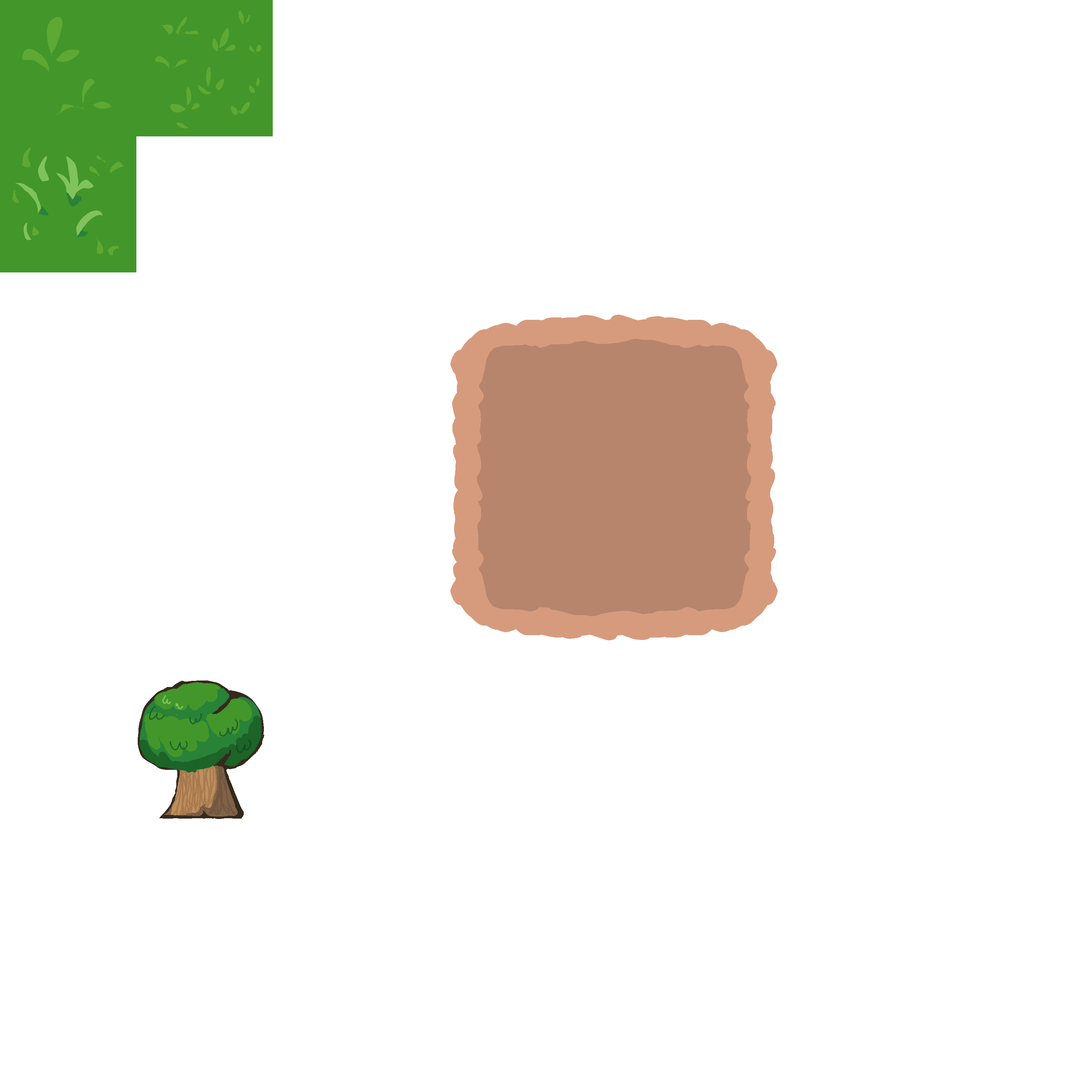
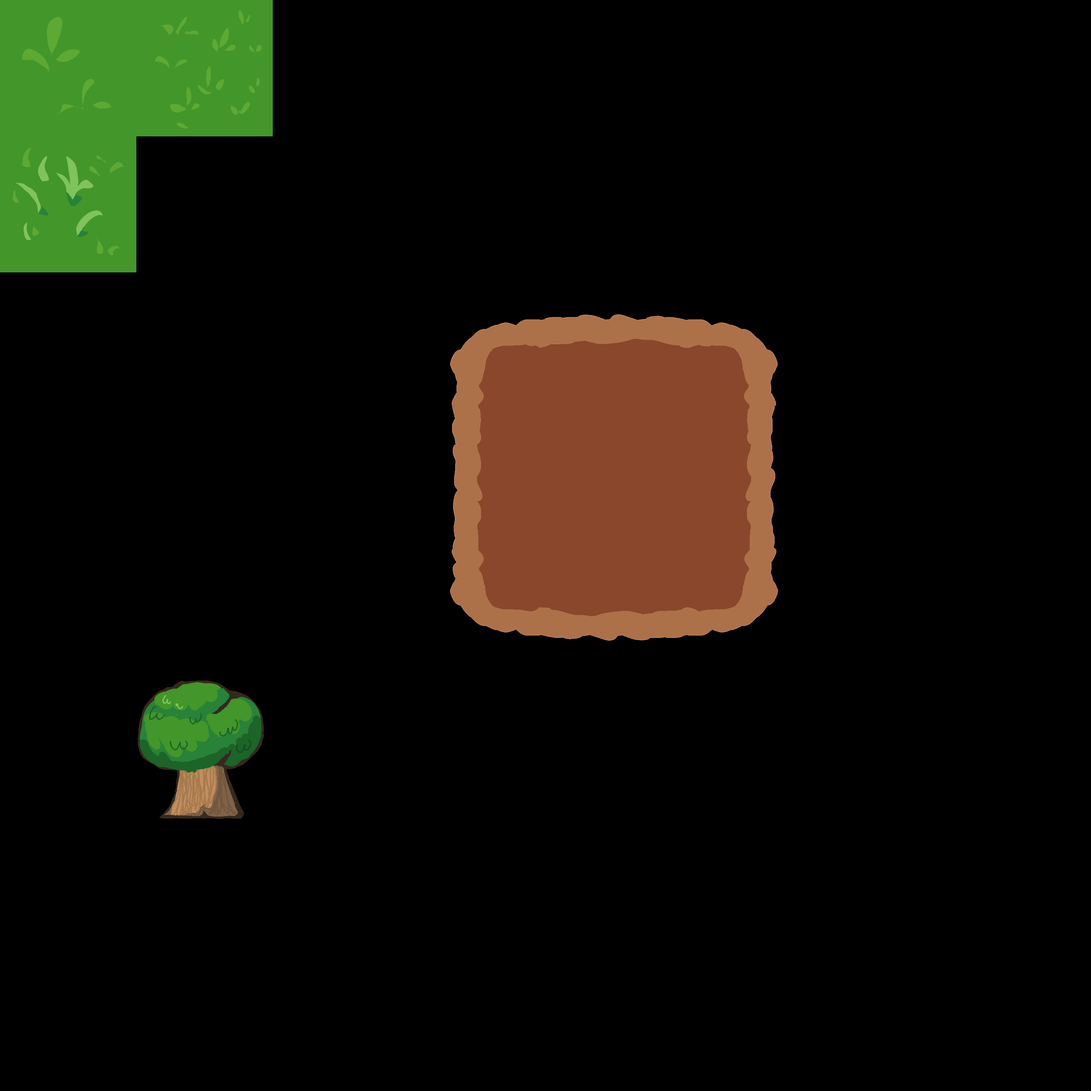
Revision of a layered w=1091, h=1091 image; what changed, layer by layer:
painted on "Remade tiles" over left=450, top=314, right=779, bottom=641
